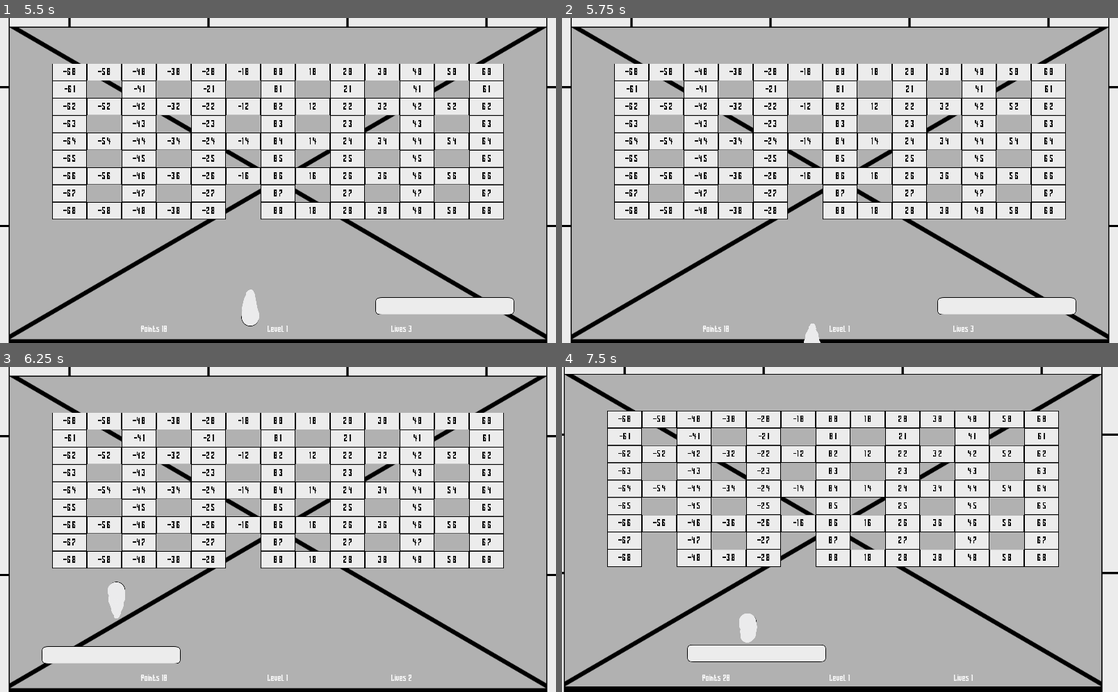
Above: before the commit, frames 1-4 (two rows, left to right).
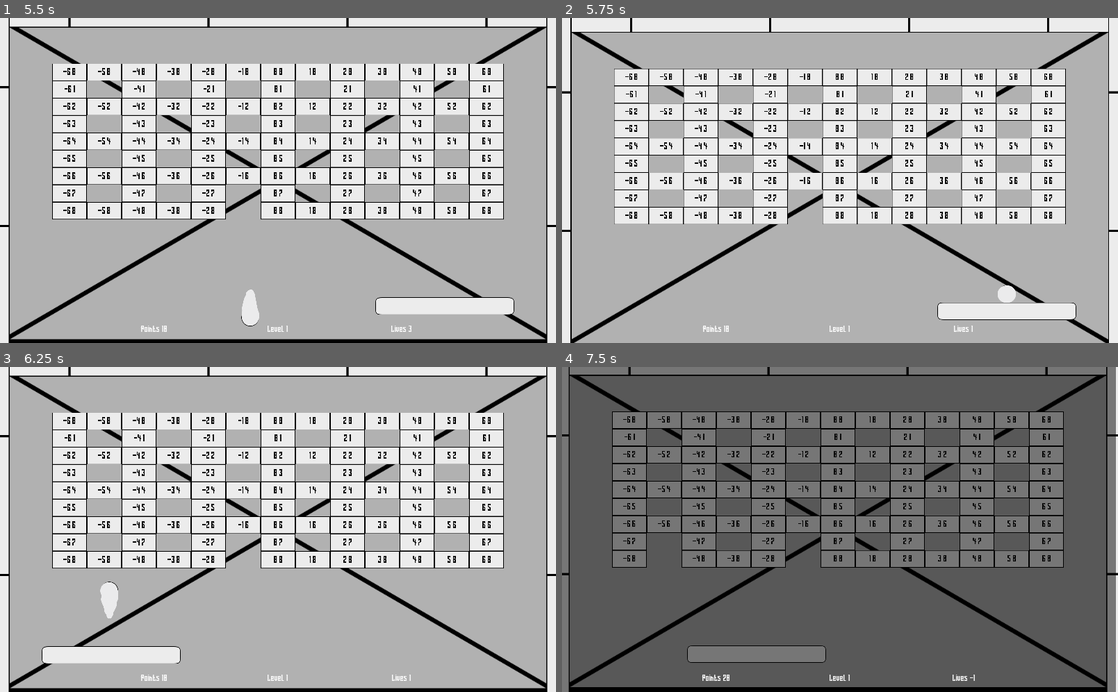
Above: after the commit, the same moments.

Repository: RhetHypo/BrickByBrickPolished
Game: Godot game, scene res://scenes/menus/MainTitle.tscn
Two runs of this game, one before a commit and one after it. Both use one fixed random seed, a clock stepped at 60 frames per second and the inputs below.
Inputs (mouse positions are in pixels of both pictures, inside the frame that each line leads up to):
- Up to frame 1 (5.5 s): move the mouse to (400, 164) at 0.52 s; click (400, 164) at 0.6 s; move the mouse to (166, 196) at 1.27 s; click (166, 196) at 1.35 s; tap Enter at 2 s; move the mouse to (333, 109) at 2.02 s; click (333, 109) at 2.1 s; click "NEW GAME" at 2.75 s; click "NEW GAME" at 3.5 s; move the mouse to (250, 245) at 4.27 s; click (250, 245) at 4.35 s; move the mouse to (444, 229) at 5.02 s; click (444, 229) at 5.1 s
- Up to frame 2 (5.75 s): no input
- Up to frame 3 (6.25 s): move the mouse to (111, 480) at 5.77 s; click (111, 480) at 5.85 s
- Up to frame 4 (7.5 s): move the mouse to (867, 529) at 6.52 s; click (867, 529) at 6.6 s; move the mouse to (756, 448) at 7.27 s; click (756, 448) at 7.35 s

Frame 1 is identical in both runs. In frame 2, 21% of the frame differs, in the area x 0-100%, y 0-100%; in frame 3, 0.3%; in frame 4, 97%.

Commit message:
Removed prints/reenabled death

Diff:
--- a/scenes/entities/Death.gd
+++ b/scenes/entities/Death.gd
@@ -1,6 +1,5 @@
 extends Area2D
 
 func _on_Death_body_entered(body):
-	print("Not death...?")
-#	if body.has_method("death"):
-#		body.death()
+	if body.has_method("death"):
+		body.death()
--- a/scenes/entities/Life.gd
+++ b/scenes/entities/Life.gd
@@ -1,6 +1,5 @@
 extends Area2D
 
 func _on_Life_body_exited(body):
-	print("Life ended.")
 	if body.has_method("death"):
 		body.death()
--- a/scenes/levels/Gamefield.gd
+++ b/scenes/levels/Gamefield.gd
@@ -93,7 +93,6 @@
 	if newLives < 0 and lives >= 1:
 		get_node("Paddle").newLife()
 	elif lives <= 0:
-		print("Game Over")
 		globals.endgame = true
 		globals.endgame_score = points
 		get_node("Transition").switch_scene("res://scenes/menus/Highscores.tscn")
